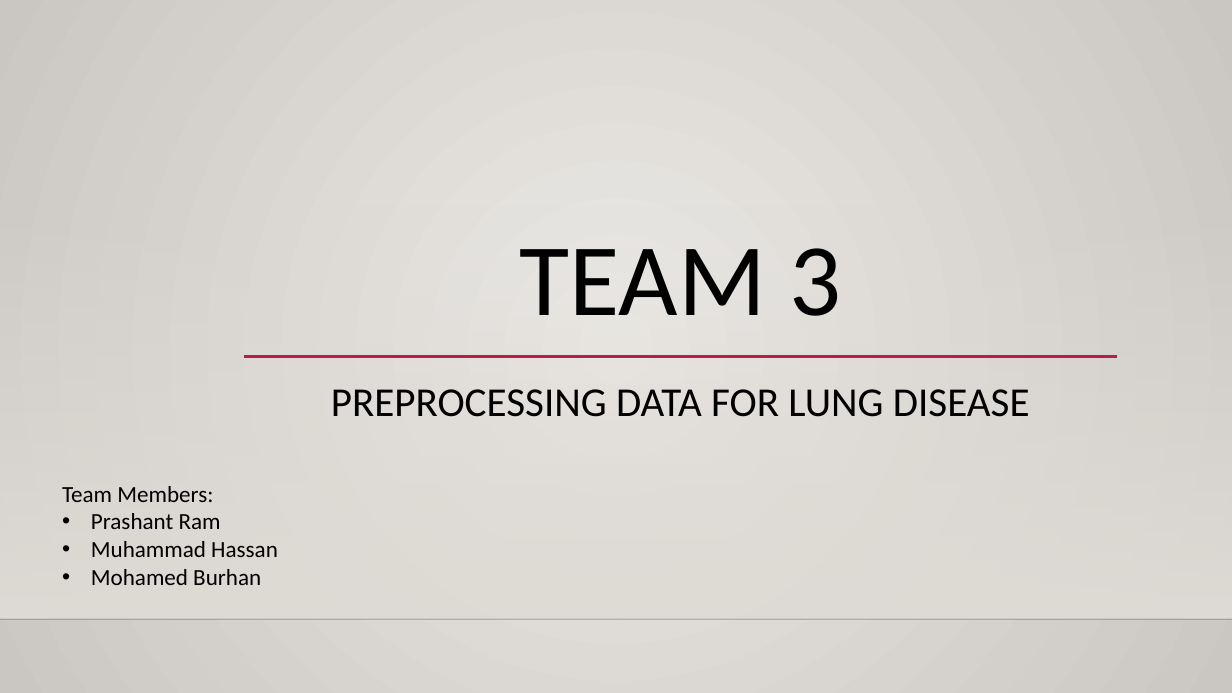
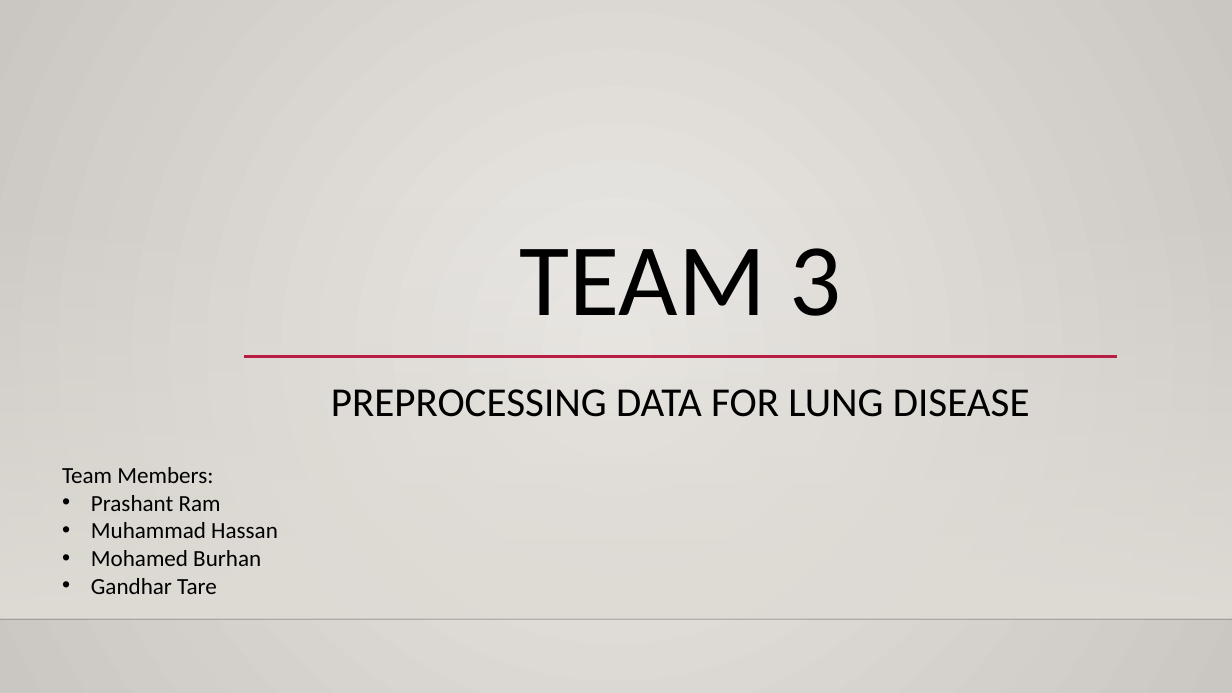
Before and after one commit to ramprashant66/CSC177_Poject1, a slide deck: slide 1 of Assignment 1.pptx. Drawn at 1232x693 pixels with LibreOffice and Linux fonts; fonts in the diff are those of the drawing; background and template pictures are left out. Boxes give left, top, right and bottom in pixels: in the first picture for what was removed or moved away, otherwise in the second. Text is boxed around its words. In the diff, an @@ line names an element or a change of style, - is before the commit and + after.

```diff
--- a/Assignment 1.pptx
+++ b/Assignment 1.pptx
@@ text "Team Members:": place and size @@
-text "Team Members:" at (62, 486, 278, 585)
+text "Team Members:" at (62, 467, 278, 594)
@@ text at (91, 578, 217, 594): paragraph added @@
+• Gandhar Tare
```
Also in this commit, not shown: 2 slides added, 1 slide removed.
